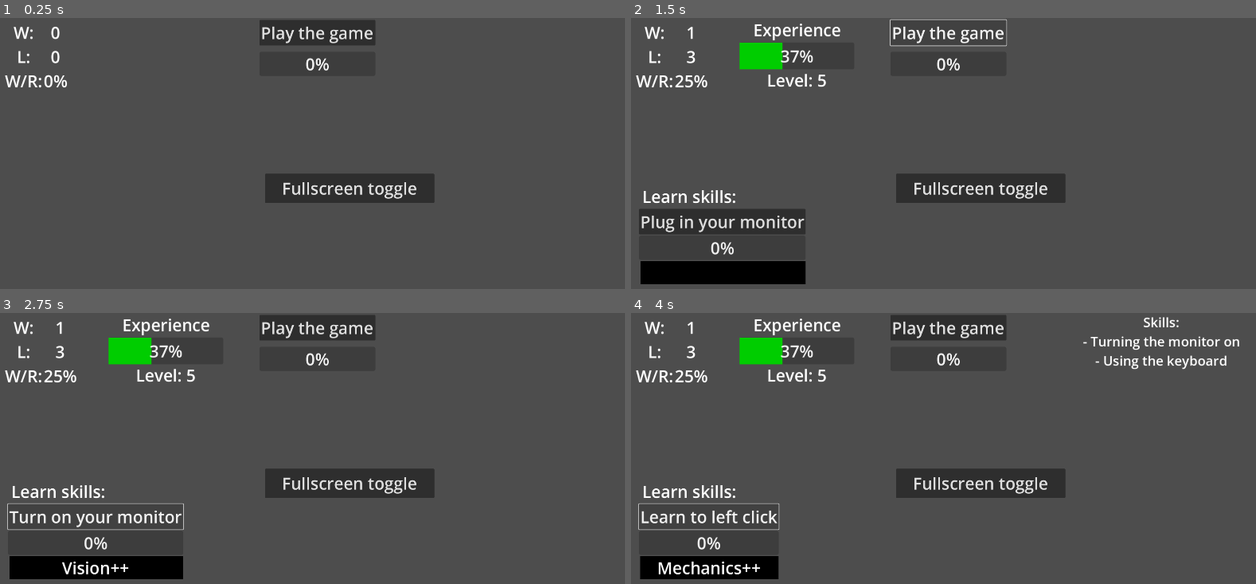
Above: before the commit, frames 1-4 (two rows, left to right).
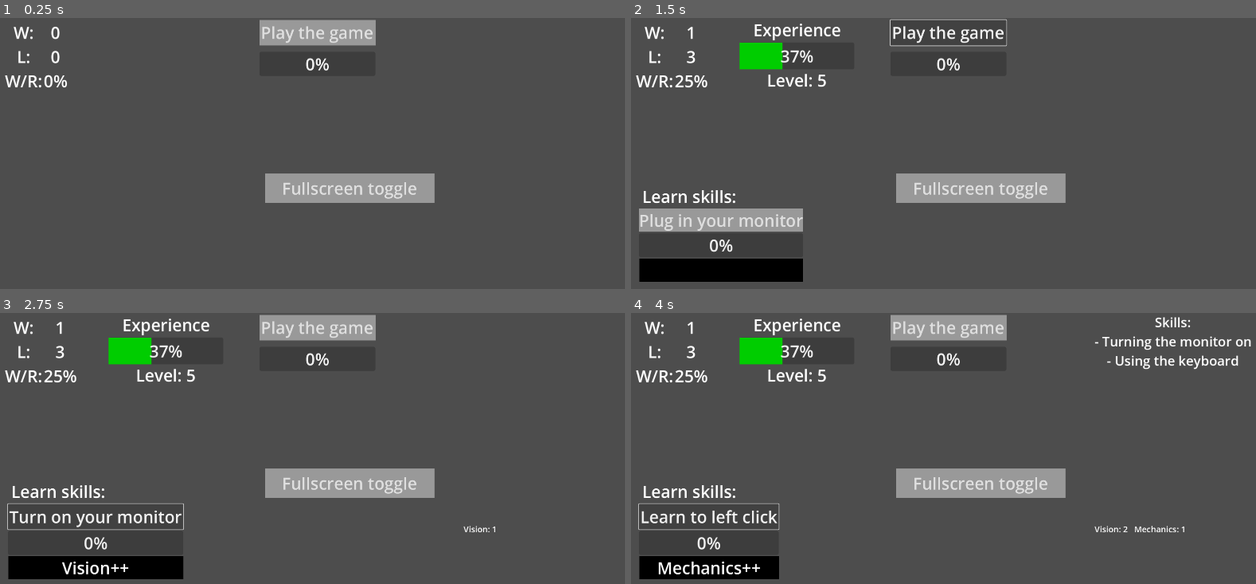
Above: after the commit, the same moments.

Repository: Rycerzklanu/moba_incremental
Game: Godot game, scene res://Scenes/main.tscn
Same seed, same stepped clock (60 frames per second), same inputs: the game is played once before the commit and once after it.
Inputs:
- Up to frame 1 (0.25 s): no input
- Up to frame 2 (1.5 s): click "Play the game" at 0.5 s; click "Play the game" at 1.25 s
- Up to frame 3 (2.75 s): click "Plug in your monitor" at 2 s
- Up to frame 4 (4 s): click "Turn on your monitor" at 2.75 s; click "Plug in your mouse" at 3.5 s

The runs differ from the first frame. In frame 1, 4.2% of the frame differs, in the area x 41-70%, y 0-69%; in frame 2, 5.8%, in the area x 1-70%, y 2-99%; in frame 3, 4.3%; in frame 4, 5.6%.

Commit message:
Saving my progress
Next things to do are the RPG stats, theme and sounds. The excitement is making me feel excited.

Diff:
--- /dev/null
+++ b/Scenes/Champ_mast_label.gd
@@ -0,0 +1,9 @@
+extends Label
+
+var champ_mastery = 0
+var count = 0
+func _on_learn_skill_prog_bar_skill_progbar_full():
+	count += 1
+	if count in []:
+		champ_mastery += 1
+		set_text("Champion mastery: " + str(champ_mastery))
--- /dev/null
+++ b/Scenes/Knowledge_label.gd
@@ -0,0 +1,9 @@
+extends Label
+
+var knowledge = 0
+var count = 0
+func _on_learn_skill_prog_bar_skill_progbar_full():
+	count += 1
+	if count in [10,11]:
+		knowledge += 1
+		set_text("Knowledge: " + str(knowledge))
--- /dev/null
+++ b/Scenes/RPG Skills.gd
@@ -0,0 +1,15 @@
+extends GridContainer
+
+# this script is just for organising the labels
+
+# base variables:
+# mechanics
+# knowledge
+# champion mastery
+#
+#
+#
+
+# prestige variations:
+# understanding
+#
--- /dev/null
+++ b/Scenes/RPG_Skills_Label.gd
@@ -0,0 +1,9 @@
+extends Label
+
+var mechanics = 0
+var count = 0
+func _on_learn_skill_prog_bar_skill_progbar_full():
+	count += 1
+	if count in [3,4,5,6,7,8,9]:
+		mechanics += 1
+		set_text("Mechanics: " + str(mechanics))
--- a/Scenes/Skills_flavor_text.gd
+++ b/Scenes/Skills_flavor_text.gd
@@ -6,29 +6,9 @@
 
 func _on_learn_skill_prog_bar_skill_progbar_full():
 	count += 1
-	if count == 1:
+	if count in [1,2]:
 		set_text("Vision++")
-	if count == 2:
-		set_text("Vision++")
-	if count == 3:
+	if count in [3,4,5,6,7,8,9]:
 		set_text("Mechanics++")
-	if count == 4:
-		set_text("Mechanics++")
-	if count == 5:
-		set_text("Mechanics++")
-	if count == 6:
-		set_text("Mechanics++")
-	if count == 7:
-		set_text("Mechanics++")
-	if count == 8:
-		set_text("Mechanics++")
-	if count == 9:
+	if count in [9,10,11]:
 		set_text("Knowledge++")
-	if count == 10:
-		set_text("Knowledge++")
-	if count == 11:
-		set_text("Knowledge++")
-	#if count == 10:
-	#	set_text("Knowledge++")
-	#if count == 10:
-	#	set_text("Knowledge++")
--- /dev/null
+++ b/Scenes/Vision_label.gd
@@ -0,0 +1,10 @@
+extends Label
+
+
+var vision = 0
+var count = 0
+func _on_learn_skill_prog_bar_skill_progbar_full():
+	count += 1
+	if count in [1,2]:
+		vision += 1
+		set_text("Vision: " + str(vision))
--- a/Scenes/tab_1ui.tscn
+++ b/Scenes/tab_1ui.tscn
@@ -15,6 +15,12 @@
 [ext_resource type="Script" path="res://Scripts/UI_1/Skills_container.gd" id="12_ne02h"]
 [ext_resource type="Script" path="res://Scenes/Skills_flavor_text.gd" id="14_3q28p"]
 [ext_resource type="Script" path="res://Scripts/UI_1/Resume_container.gd" id="14_pfwpo"]
+[ext_resource type="Theme" uid="uid://bv7x4qqg8vji6" path="res://Smaller font.tres" id="16_0i1mh"]
+[ext_resource type="Script" path="res://Scenes/RPG Skills.gd" id="16_wgwvw"]
+[ext_resource type="Script" path="res://Scenes/RPG_Skills_Label.gd" id="17_kqcnd"]
+[ext_resource type="Script" path="res://Scenes/Vision_label.gd" id="18_85nc4"]
+[ext_resource type="Script" path="res://Scenes/Champ_mast_label.gd" id="19_bn7ce"]
+[ext_resource type="Script" path="res://Scenes/Knowledge_label.gd" id="20_o75m5"]
 
 [sub_resource type="Theme" id="Theme_ani4c"]
 
@@ -33,6 +39,7 @@
 anchor_bottom = 1.0
 grow_horizontal = 2
 grow_vertical = 2
+theme = ExtResource("3_3qtp6")
 script = ExtResource("1_uw35b")
 
 [node name="Play_game_ProgBar" type="ProgressBar" parent="."]
@@ -227,27 +234,32 @@
 show_behind_parent = true
 layout_mode = 1
 anchors_preset = -1
-anchor_left = 0.01
+anchor_left = 0.002
 anchor_right = 1.0
 anchor_bottom = 1.0
-offset_left = -0.0800004
+offset_left = -0.016
 offset_bottom = 1.0
 color = Color(0, 0, 0, 1)
 
-[node name="Resume_container" type="GridContainer" parent="."]
-layout_mode = 1
-anchors_preset = -1
-anchor_left = 0.71
-anchor_right = 0.971
-anchor_bottom = 0.707
-offset_left = 0.799927
-offset_right = 0.67981
-offset_bottom = 0.440002
-grow_horizontal = 0
+[node name="ScrollContainer" type="ScrollContainer" parent="."]
+layout_mode = 2
+anchor_left = 0.729
+anchor_top = 0.00462963
+anchor_right = 0.999604
+anchor_bottom = 0.564
+offset_left = -0.680054
+offset_top = -5.0
+offset_right = 0.759888
+offset_bottom = -0.119995
+theme = ExtResource("3_3qtp6")
+metadata/_edit_use_anchors_ = true
+
+[node name="Resume_container" type="GridContainer" parent="ScrollContainer"]
+layout_mode = 2
 theme = SubResource("Theme_unbsm")
 script = ExtResource("14_pfwpo")
 
-[node name="Resume_label" type="Label" parent="Resume_container"]
+[node name="Resume_label" type="Label" parent="ScrollContainer/Resume_container"]
 layout_mode = 2
 text = "Skills:"
 horizontal_alignment = 1
@@ -266,6 +278,62 @@
 theme = ExtResource("3_3qtp6")
 text = "Fullscreen toggle"
 metadata/_edit_use_anchors_ = true
+
+[node name="RPG Skills" type="GridContainer" parent="."]
+layout_mode = 1
+anchors_preset = -1
+anchor_left = 0.728646
+anchor_top = 0.587963
+anchor_right = 1.0
+anchor_bottom = 0.997
+offset_right = 1.0
+offset_bottom = 0.23999
+theme = ExtResource("16_0i1mh")
+theme_override_constants/h_separation = 20
+theme_override_constants/v_separation = 4
+columns = 3
+script = ExtResource("16_wgwvw")
+metadata/_edit_use_anchors_ = true
+
+[node name="Vision_label" type="Label" parent="RPG Skills"]
+layout_mode = 2
+theme = ExtResource("16_0i1mh")
+script = ExtResource("18_85nc4")
+
+[node name="Mechanics_label" type="Label" parent="RPG Skills"]
+layout_mode = 2
+theme = ExtResource("16_0i1mh")
+script = ExtResource("17_kqcnd")
+
+[node name="Knowledge_label" type="Label" parent="RPG Skills"]
+layout_mode = 2
+theme = ExtResource("16_0i1mh")
+script = ExtResource("20_o75m5")
+
+[node name="Champ_mast_label" type="Label" parent="RPG Skills"]
+layout_mode = 2
+theme = ExtResource("16_0i1mh")
+script = ExtResource("19_bn7ce")
+
+[node name="Understanding_label" type="Label" parent="RPG Skills"]
+layout_mode = 2
+theme = ExtResource("16_0i1mh")
+
+[node name="Label6" type="Label" parent="RPG Skills"]
+layout_mode = 2
+theme = ExtResource("16_0i1mh")
+
+[node name="Label7" type="Label" parent="RPG Skills"]
+layout_mode = 2
+theme = ExtResource("16_0i1mh")
+
+[node name="Label8" type="Label" parent="RPG Skills"]
+layout_mode = 2
+theme = ExtResource("16_0i1mh")
+
+[node name="Label9" type="Label" parent="RPG Skills"]
+layout_mode = 2
+theme = ExtResource("16_0i1mh")
 
 [connection signal="button_stop1" from="Play_game_ProgBar" to="Play_game_ProgBar/Play_game" method="_on_play_game_prog_bar_button_stop_1"]
 [connection signal="progbar_full_l" from="Play_game_ProgBar" to="Play_game_ProgBar/GridContainer/SoloQ_L_amount" method="_on_play_game_prog_bar_progbar_full_l"]
@@ -285,7 +353,11 @@
 [connection signal="skill_progbar_full" from="Skills_container/Learn_skill_ProgBar" to="." method="_on_learn_skill_prog_bar_skill_progbar_full"]
 [connection signal="skill_progbar_full" from="Skills_container/Learn_skill_ProgBar" to="Skills_container" method="_on_learn_skill_prog_bar_skill_progbar_full"]
 [connection signal="skill_progbar_full" from="Skills_container/Learn_skill_ProgBar" to="Skills_container/Skills_flavor_text" method="_on_learn_skill_prog_bar_skill_progbar_full"]
-[connection signal="skill_progbar_full" from="Skills_container/Learn_skill_ProgBar" to="Resume_container" method="_on_learn_skill_prog_bar_skill_progbar_full"]
+[connection signal="skill_progbar_full" from="Skills_container/Learn_skill_ProgBar" to="ScrollContainer/Resume_container" method="_on_learn_skill_prog_bar_skill_progbar_full"]
+[connection signal="skill_progbar_full" from="Skills_container/Learn_skill_ProgBar" to="RPG Skills/Mechanics_label" method="_on_learn_skill_prog_bar_skill_progbar_full"]
+[connection signal="skill_progbar_full" from="Skills_container/Learn_skill_ProgBar" to="RPG Skills/Vision_label" method="_on_learn_skill_prog_bar_skill_progbar_full"]
+[connection signal="skill_progbar_full" from="Skills_container/Learn_skill_ProgBar" to="RPG Skills/Champ_mast_label" method="_on_learn_skill_prog_bar_skill_progbar_full"]
+[connection signal="skill_progbar_full" from="Skills_container/Learn_skill_ProgBar" to="RPG Skills/Knowledge_label" method="_on_learn_skill_prog_bar_skill_progbar_full"]
 [connection signal="stop_button" from="Skills_container/Learn_skill_ProgBar" to="Skills_container/Learn_skill" method="_on_learn_skill_prog_bar_stop_button"]
 [connection signal="timeout" from="Skills_container/Learn_skill_ProgBar/Timer" to="Skills_container/Learn_skill_ProgBar" method="_on_timer_timeout"]
 [connection signal="pressed" from="CheckButton" to="." method="_on_check_button_pressed"]
--- a/Scripts/UI_1/Resume_container.gd
+++ b/Scripts/UI_1/Resume_container.gd
@@ -1,19 +1,19 @@
 extends GridContainer
-var skill_level = -1
+var skill_level = 0
 var resume_contents = ""
 
 func _on_learn_skill_prog_bar_skill_progbar_full():
 	resume_contents = $Resume_label.text
 	skill_level += 1
-	if skill_level == 1:
+	if skill_level == 2:
 		$Resume_label.set_text(resume_contents + "
 		" + "- Turning the monitor on")
-	if skill_level == 2:
+	if skill_level == 3:
 		$Resume_label.set_text(resume_contents + "
 		" + "- Using the keyboard")
-	if skill_level == 5:
+	if skill_level == 6:
 		$Resume_label.set_text(resume_contents + "
 		" + "- Using the mouse")
-	if skill_level == 7:
+	if skill_level == 8:
 		$Resume_label.set_text(resume_contents + "
 		" + "- EOC")
--- a/Scripts/UI_1/Tab1UI.gd
+++ b/Scripts/UI_1/Tab1UI.gd
@@ -5,8 +5,8 @@
 	$Player_exp_ProgBar.hide()
 	$Skills_container.hide()
 	$Skills_label.hide()
-	$Resume_container.hide()
-
+	$ScrollContainer/Resume_container.hide()
+	$"RPG Skills".show()
 func _on_player_exp_prog_bar_changed():
 	$Player_exp_ProgBar.show()
 
@@ -19,7 +19,7 @@
 func _on_learn_skill_prog_bar_skill_progbar_full():
 	resume_container += 1
 	if resume_container == 2:
-		$Resume_container.show()
+		$ScrollContainer/Resume_container.show()
 
 
 func _on_check_button_pressed():
--- /dev/null
+++ b/Smaller font.tres
@@ -0,0 +1,5 @@
+[gd_resource type="Theme" format=3 uid="uid://bv7x4qqg8vji6"]
+
+[resource]
+GridContainer/constants/h_separation = 20
+Label/font_sizes/font_size = 25
--- a/main_theme.tres
+++ b/main_theme.tres
@@ -1,4 +1,6 @@
-[gd_resource type="Theme" load_steps=2 format=3 uid="uid://cmyvtqykhbior"]
+[gd_resource type="Theme" load_steps=3 format=3 uid="uid://cmyvtqykhbior"]
+
+[sub_resource type="StyleBoxFlat" id="StyleBoxFlat_g4gjw"]
 
 [sub_resource type="StyleBoxFlat" id="StyleBoxFlat_67brh"]
 bg_color = Color(0, 0.802278, 0, 1)
@@ -6,4 +8,5 @@
 [resource]
 default_base_scale = 1.0
 default_font_size = 50
+Button/styles/normal = SubResource("StyleBoxFlat_g4gjw")
 ProgressBar/styles/fill = SubResource("StyleBoxFlat_67brh")
Not shown: 1 places in Scenes/tab_1ui.tscn that only renumber resources
